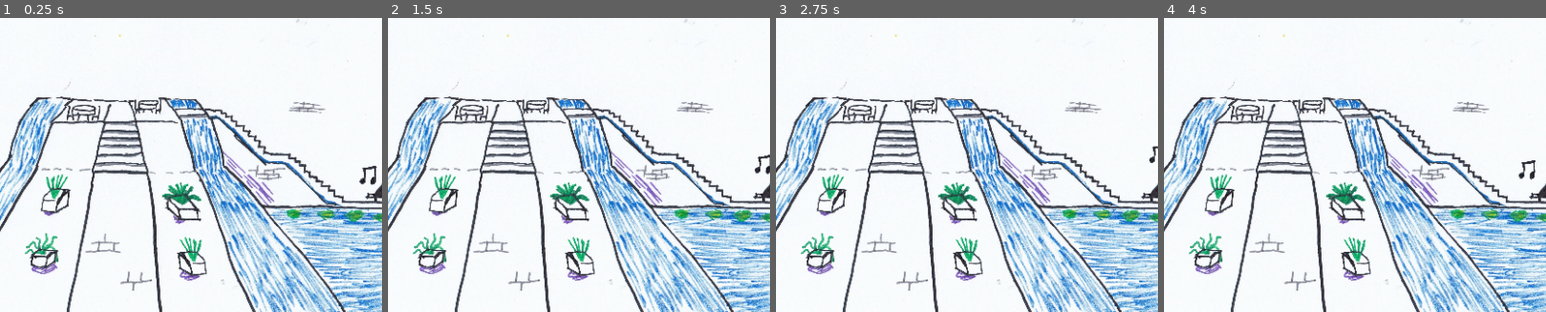
Above: before the commit, frames 1-4 (left to right).
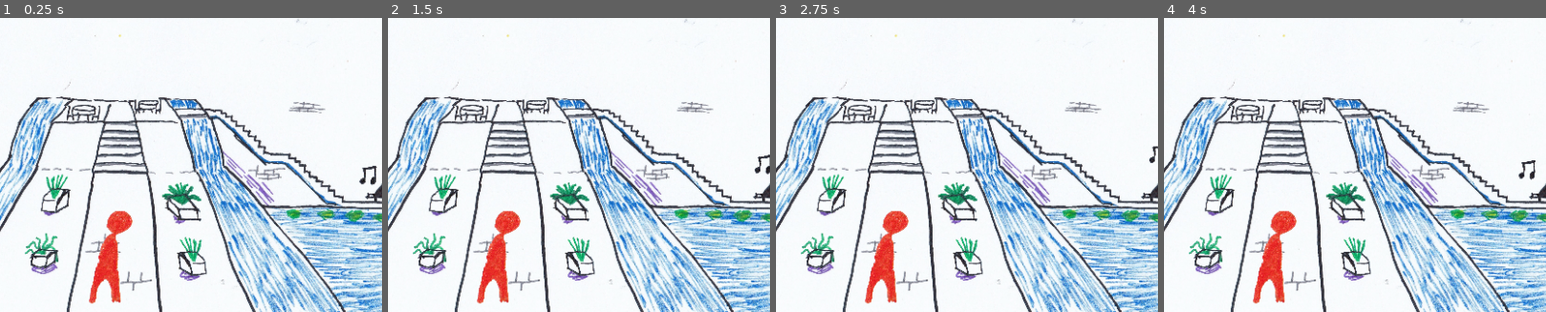
Above: after the commit, the same moments.

Repository: Swepedia/Flatgame
Game: Godot game, scene res://Entrance.tscn
Two runs of this game, one before a commit and one after it. Both use one fixed random seed, a clock stepped at 60 frames per second and the inputs below.
Inputs (mouse positions are % of the whole screen's width and height, from its top left):
- Up to frame 1 (0.25 s): no input
- Up to frame 2 (1.5 s): move the mouse to (48, 31) at 0.52 s; move the mouse to (30, 55) at 1.27 s
- Up to frame 3 (2.75 s): move the mouse to (60, 28) at 2.02 s
- Up to frame 4 (4 s): move the mouse to (45, 70) at 2.77 s; move the mouse to (80, 65) at 3.52 s
The pictures show only the part of the screen within x 32-82%, y 21-71%; the shares and areas given below are measured in that part.

The runs differ from the first frame. In frame 1, 1.6% of the frame differs, in the area x 23-35%, y 65-98%; in frame 2, 1.6%; in frame 3, 1.6%; in frame 4, 1.6%.

Commit message:
Add player to the Entrance scene

Diff:
--- a/Entrance.tscn
+++ b/Entrance.tscn
@@ -11,6 +11,7 @@
 [ext_resource path="res://Scripts/Entrance.gd" type="Script" id=9]
 [ext_resource path="res://Scripts/ToDining.gd" type="Script" id=10]
 [ext_resource path="res://graphics/note_1.png" type="Texture" id=11]
+[ext_resource path="res://Player.tscn" type="PackedScene" id=12]
 
 [sub_resource type="NavigationPolygon" id=1]
 vertices = PoolVector2Array( 320.045, 347.172, 337.506, 334.43, 435.197, 339.857, 450.771, 354.487, 475.125, 380.53, 44 …(727 unchanged characters)…
@@ -113,3 +114,7 @@
 fixed_fps = 10
 process_material = SubResource( 5 )
 texture = ExtResource( 11 )
+
+[node name="Player" parent="." instance=ExtResource( 12 )]
+position = Vector2( 378, 439 )
+scale = Vector2( 0.225054, 0.225054 )
Not shown: 1 places in Entrance.tscn that only renumber resources
